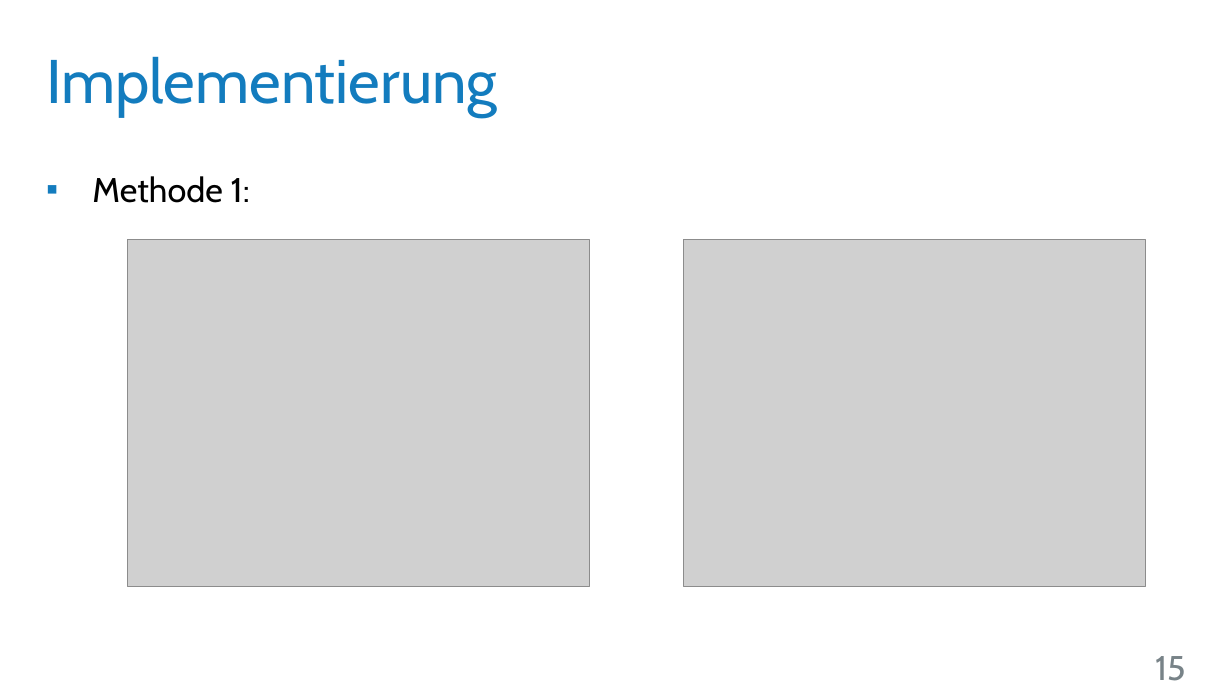
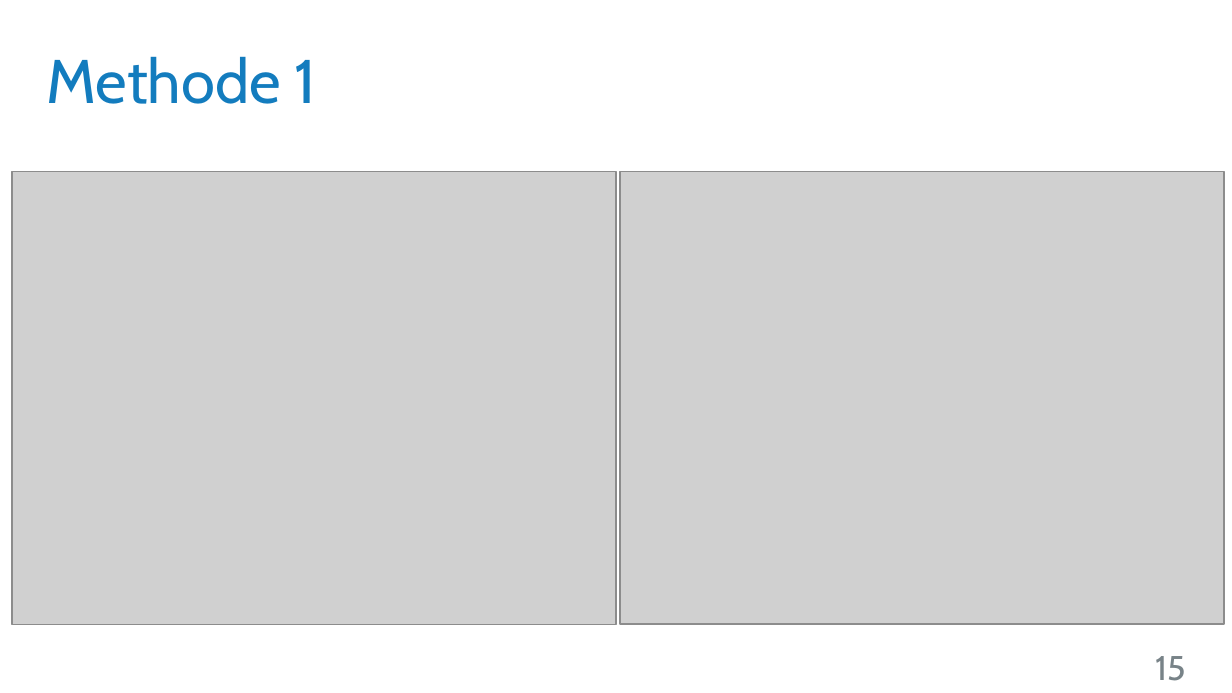
Before and after one commit to UniStuttgart-VISUS/FoveatedVolumeRendering, a slide deck: slide 15 of Dokumente/Vortrag/Wahrnehmungsorientiertes_Volumen-Rendering.pptx. Drawn at 1232x693 pixels with LibreOffice and Linux fonts; fonts in the diff are those of the drawing; grey boxes stand for pictures; background and template pictures are left out. Boxes give left, top, right and bottom in pixels: in the first picture for what was removed or moved away, otherwise in the second. Text is boxed around its words. In the diff, an @@ line names an element or a change of style, - is before the commit and + after.

```diff
--- a/Dokumente/Vortrag/Wahrnehmungsorientiertes_Volumen-Rendering.pptx
+++ b/Dokumente/Vortrag/Wahrnehmungsorientiertes_Volumen-Rendering.pptx
@@ title at (x1=46, y1=56, x2=317, y2=104): text changed @@
-Implementierung
+Methode 1
@@ picture resized from (x1=128, y1=240, x2=590, y2=586) to (x1=12, y1=172, x2=616, y2=626) @@
@@ text removed at (x1=92, y1=176, x2=250, y2=203) @@
-▪ Methode 1:
@@ picture resized from (x1=684, y1=240, x2=1146, y2=586) to (x1=620, y1=171, x2=1223, y2=625) @@
```
Also in this commit, not shown: 10 other slides changed, 3 slides added, 2 slides removed.
